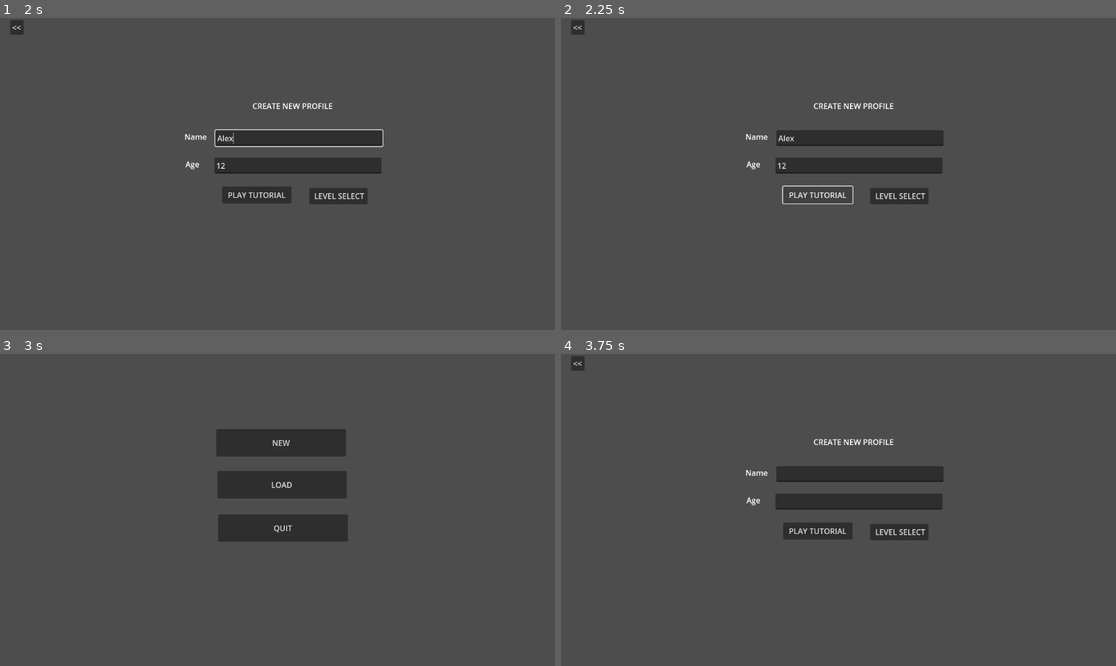
Above: before the commit, frames 1-4 (two rows, left to right).
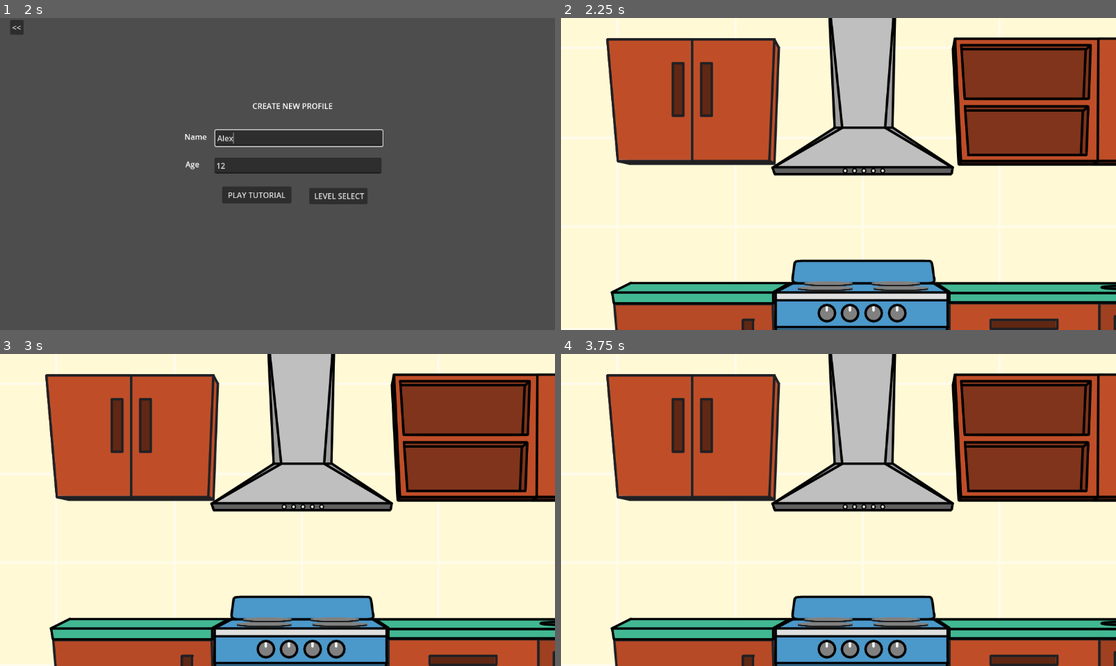
Above: after the commit, the same moments.

Repository: onhardcope/adhd-cooking-game
Game: Godot game, scene res://MainMenu/main_menu.tscn
Two runs of this game, one before a commit and one after it. Both use one fixed random seed, a clock stepped at 60 frames per second and the inputs below.
Inputs (mouse positions are in pixels of both pictures, inside the frame that each line leads up to):
- Up to frame 1 (2 s): click "NEW" at 0.5 s; click (299, 164) at 1.27 s; type "12" at 1.35 s; click (299, 139) at 1.5 s; type "Alex" at 1.58 s
- Up to frame 2 (2.25 s): click "PLAY TUTORIAL" at 2 s
- Up to frame 3 (3 s): click (16, 363) at 2.75 s, where only the run before the commit has a clickable "<<"
- Up to frame 4 (3.75 s): click (844, 441) at 3.5 s, where only the run before the commit has a clickable "NEW"

Frame 1 is identical in both runs. In frame 2, 99% of the frame differs, in the area x 0-100%, y 0-100%; in frame 3, 99%; in frame 4, 99%.

Commit message:
Added ingredient list templates to all shelves; Implemented a single function that controls animation and ingredient list visibility of shelves

Diff:
--- a/CreateSave/create_save.gd
+++ b/CreateSave/create_save.gd
@@ -21,3 +21,7 @@
 
 func _on_button_pressed() -> void:
 	get_tree().change_scene_to_file("res://MainMenu/main_menu.tscn") # Replace with function body.
+
+
+func _on_play_tutorial_button_pressed() -> void:
+	get_tree().change_scene_to_file("res://Kitchen/kitchen.tscn")
--- a/CreateSave/create_save.tscn
+++ b/CreateSave/create_save.tscn
@@ -68,7 +68,6 @@
 text = "<<
 "
 
-[connection signal="focus_entered" from="PlayTutorialButton" to="." method="_on_play_tutorial_button_focus_entered"]
 [connection signal="pressed" from="PlayTutorialButton" to="." method="_on_play_tutorial_button_pressed"]
 [connection signal="pressed" from="LevelSelect1Button" to="." method="_on_level_select_1_button_pressed"]
 [connection signal="pressed" from="Button" to="." method="_on_button_pressed"]
--- a/Kitchen/kitchen.gd
+++ b/Kitchen/kitchen.gd
@@ -1,51 +1,31 @@
 extends Node2D
 
-#OPENING AND CLOSING COMPONENTS UPON CLICK
-#top left
-func _on_top_left_area_input_event(viewport: Node, event: InputEvent, shape_idx: int) -> void:
-	if (event is InputEventMouseButton and event.pressed and event.button_index == MOUSE_BUTTON_LEFT):
-			var current_frame = ( $"%TopLeft".frame + 1) % 2
-			$"%TopLeft".set_frame_and_progress(current_frame, current_frame)
-
-#top right
-func _on_top_right_area_input_event(viewport: Node, event: InputEvent, shape_idx: int) -> void:
-	if (event is InputEventMouseButton and event.pressed and event.button_index == MOUSE_BUTTON_LEFT):
-			var current_frame = ( $"%TopRight".frame + 1) % 2
-			$"%TopRight".set_frame_and_progress(current_frame, current_frame)
-
-#bottom left
-func _on_bottom_left_area_input_event(viewport: Node, event: InputEvent, shape_idx: int) -> void:
-	if (event is InputEventMouseButton and event.pressed and event.button_index == MOUSE_BUTTON_LEFT):
-			var current_frame = ( $"%BottomLeft".frame + 1) % 2
-			$"%BottomLeft".set_frame_and_progress(current_frame, current_frame)
-
-#bottom right
-func _on_bottom_right_area_input_event(viewport: Node, event: InputEvent, shape_idx: int) -> void:
-	if (event is InputEventMouseButton and event.pressed and event.button_index == MOUSE_BUTTON_LEFT):
-			var current_frame = ( $"%BottomRight".frame + 1) % 2
-			$"%BottomRight".set_frame_and_progress(current_frame, current_frame)
-
-#bottom middle 1
-func _on_bottom_middle_1_area_input_event(viewport: Node, event: InputEvent, shape_idx: int) -> void:
-	if (event is InputEventMouseButton and event.pressed and event.button_index == MOUSE_BUTTON_LEFT):
-			var current_frame = ( $"%BottomMiddle1".frame + 1) % 2
-			$"%BottomMiddle1".set_frame_and_progress(current_frame, current_frame)
-
-#bottom middle 2
-func _on_bottom_middle_2_area_input_event(viewport: Node, event: InputEvent, shape_idx: int) -> void:
-	if (event is InputEventMouseButton and event.pressed and event.button_index == MOUSE_BUTTON_LEFT):
-			var current_frame = ( $"%BottomMiddle2".frame + 1) % 2
-			$"%BottomMiddle2".set_frame_and_progress(current_frame, current_frame)
-
-#bottom middle 3
-func _on_bottom_middle_3_area_input_event(viewport: Node, event: InputEvent, shape_idx: int) -> void:
-	if (event is InputEventMouseButton and event.pressed and event.button_index == MOUSE_BUTTON_LEFT):
-			var current_frame = ( $"%BottomMiddle3".frame + 1) % 2
-			$"%BottomMiddle3".set_frame_and_progress(current_frame, current_frame)
+@onready var fridge_sprite: AnimatedSprite2D = %"Fridge"
+@onready var top_left_sprite: AnimatedSprite2D = %"TopLeft"
+@onready var top_right_sprite: AnimatedSprite2D = %"TopRight"
+@onready var top_middle_sprite: AnimatedSprite2D = %"TopMiddle"
+@onready var bottom_left_sprite: AnimatedSprite2D = %"BottomLeft"
+@onready var bottom_right_sprite: AnimatedSprite2D = %"BottomRight"
+@onready var bottom_middle_3_sprite: AnimatedSprite2D = %"BottomMiddle3"
+@onready var bottom_middle_2_sprite: AnimatedSprite2D = %"BottomMiddle2"
+@onready var bottom_middle_1_sprite: AnimatedSprite2D = %"BottomMiddle1"
 
 
-#fridge
-func _on_fridge_area_input_event(viewport: Node, event: InputEvent, shape_idx: int) -> void:
+@onready var all_sprites: Array = [fridge_sprite,
+								top_left_sprite, top_right_sprite, top_middle_sprite,
+								bottom_left_sprite, bottom_right_sprite,
+								bottom_middle_3_sprite, bottom_middle_2_sprite, bottom_middle_1_sprite]
+
+
+#opening and closing components when clicked
+func _on_animated_component_area_input_event(viewport: Node, event: InputEvent, shape_idx: int, component_sprite_idx: int) -> void:
 	if (event is InputEventMouseButton and event.pressed and event.button_index == MOUSE_BUTTON_LEFT):
-			var current_frame = ( $"%Fridge".frame + 1) % 2
-			$"%Fridge".set_frame_and_progress(current_frame, current_frame)
+		var component_sprite: AnimatedSprite2D = all_sprites[component_sprite_idx]
+		var current_frame = ( component_sprite.frame + 1) % 2
+		component_sprite.set_frame_and_progress(current_frame, current_frame)
+
+		var component_list: ItemList = component_sprite.get_child(1)
+		if (component_list.visible == true):
+			component_list.visible = false
+		else:
+			component_list.visible = true
--- a/Kitchen/kitchen.tscn
+++ b/Kitchen/kitchen.tscn
@@ -11,6 +11,7 @@
 [ext_resource type="Texture2D" uid="uid://d0ordeyspt83a" path="res://Assets/Kitchen/Cupboard/top_middle_0.png" id="4_t2m7h"]
 [ext_resource type="Texture2D" uid="uid://dtrarhrd4aiva" path="res://Assets/Kitchen/Cupboard/top_right_0.png" id="5_m1nto"]
 [ext_resource type="Texture2D" uid="uid://dh738hguxan1x" path="res://Assets/Kitchen/Cupboard/bottom_left_0.png" id="6_c201u"]
+[ext_resource type="PackedScene" uid="uid://c6hhsppq0jrhb" path="res://ingredient_list_template.tscn" id="6_ingtu"]
 [ext_resource type="Texture2D" uid="uid://cnhasyfgvs8s3" path="res://Assets/Kitchen/Cupboard/top_left_1.png" id="6_ua441"]
 [ext_resource type="Texture2D" uid="uid://d03qqq64m4ljp" path="res://Assets/Kitchen/Cupboard/bottom_right_0.png" id="7_a0idp"]
 [ext_resource type="Texture2D" uid="uid://dm56ee4uodfv4" path="res://Assets/Kitchen/Cupboard/bottom_middle_bg.png" id="8_6fn2b"]
@@ -74,7 +75,7 @@
 }]
 
 [sub_resource type="RectangleShape2D" id="RectangleShape2D_hd3t0"]
-size = Vector2(298, 253)
+size = Vector2(289, 253)
 
 [sub_resource type="SpriteFrames" id="SpriteFrames_iq3ie"]
 animations = [{
@@ -86,6 +87,9 @@
 "name": &"default",
 "speed": 5.0
 }]
+
+[sub_resource type="RectangleShape2D" id="RectangleShape2D_g20ty"]
+size = Vector2(287, 252)
 
 [sub_resource type="SpriteFrames" id="SpriteFrames_2mwat"]
 animations = [{
@@ -216,6 +220,14 @@
 position = Vector2(1620, 565.5)
 shape = SubResource("RectangleShape2D_0v1a0")
 
+[node name="FridgeList" parent="Fridge" instance=ExtResource("6_ingtu")]
+visible = false
+offset_left = 887.0
+offset_top = 310.0
+offset_right = 1383.0
+offset_bottom = 564.0
+tooltip_text = "Contains items preserved in the cold"
+
 [node name="Cupboards" type="Node2D" parent="."]
 
 [node name="TopLeft" type="AnimatedSprite2D" parent="Cupboards"]
@@ -229,6 +241,13 @@
 position = Vector2(271, 168.75)
 shape = SubResource("RectangleShape2D_gylo5")
 
+[node name="TopLeftList" parent="Cupboards/TopLeft" instance=ExtResource("6_ingtu")]
+visible = false
+offset_left = 27.0
+offset_top = 310.0
+offset_right = 523.0
+offset_bottom = 564.0
+
 [node name="TopRight" type="AnimatedSprite2D" parent="Cupboards"]
 unique_name_in_owner = true
 sprite_frames = SubResource("SpriteFrames_fdaal")
@@ -237,12 +256,33 @@
 [node name="TopRightArea" type="Area2D" parent="Cupboards/TopRight"]
 
 [node name="CollisionShape2D" type="CollisionShape2D" parent="Cupboards/TopRight/TopRightArea"]
-position = Vector2(1264, 168.5)
+position = Vector2(1268.5, 168.5)
 shape = SubResource("RectangleShape2D_hd3t0")
 
+[node name="TopRightList" parent="Cupboards/TopRight" instance=ExtResource("6_ingtu")]
+visible = false
+offset_left = 916.0
+offset_top = 310.0
+offset_right = 1412.0
+offset_bottom = 564.0
+
 [node name="TopMiddle" type="AnimatedSprite2D" parent="Cupboards"]
+unique_name_in_owner = true
 sprite_frames = SubResource("SpriteFrames_iq3ie")
 centered = false
+
+[node name="TopMiddleArea" type="Area2D" parent="Cupboards/TopMiddle"]
+
+[node name="CollisionShape2D" type="CollisionShape2D" parent="Cupboards/TopMiddle/TopMiddleArea"]
+position = Vector2(964.5, 169)
+shape = SubResource("RectangleShape2D_g20ty")
+
+[node name="TopMiddleList" parent="Cupboards/TopMiddle" instance=ExtResource("6_ingtu")]
+visible = false
+offset_left = 714.0
+offset_top = 310.0
+offset_right = 1210.0
+offset_bottom = 564.0
 
 [node name="BottomLeft" type="AnimatedSprite2D" parent="Cupboards"]
 unique_name_in_owner = true
@@ -255,6 +295,13 @@
 position = Vector2(280, 777.5)
 shape = SubResource("RectangleShape2D_4tebm")
 
+[node name="BottomLeftList" parent="Cupboards/BottomLeft" instance=ExtResource("6_ingtu")]
+visible = false
+offset_left = 27.0
+offset_top = 310.0
+offset_right = 523.0
+offset_bottom = 564.0
+
 [node name="BottomRight" type="AnimatedSprite2D" parent="Cupboards"]
 unique_name_in_owner = true
 sprite_frames = SubResource("SpriteFrames_r3n5o")
@@ -266,6 +313,13 @@
 position = Vector2(1271.5, 779.5)
 shape = SubResource("RectangleShape2D_pr1bb")
 
+[node name="BottomRightList" parent="Cupboards/BottomRight" instance=ExtResource("6_ingtu")]
+visible = false
+offset_left = 916.0
+offset_top = 310.0
+offset_right = 1412.0
+offset_bottom = 564.0
+
 [node name="BottomMiddleBG" type="Sprite2D" parent="Cupboards"]
 texture = ExtResource("8_6fn2b")
 centered = false
@@ -281,6 +335,13 @@
 position = Vector2(962.125, 903.75)
 shape = SubResource("RectangleShape2D_3i3yh")
 
+[node name="BottomMiddle3List" parent="Cupboards/BottomMiddle3" instance=ExtResource("6_ingtu")]
+visible = false
+offset_left = 714.0
+offset_top = 310.0
+offset_right = 1210.0
+offset_bottom = 564.0
+
 [node name="BottomMiddle2" type="AnimatedSprite2D" parent="Cupboards"]
 unique_name_in_owner = true
 sprite_frames = SubResource("SpriteFrames_83er4")
@@ -292,6 +353,13 @@
 position = Vector2(962.5, 776.5)
 shape = SubResource("RectangleShape2D_wpcxi")
 
+[node name="BottomMiddle2List" parent="Cupboards/BottomMiddle2" instance=ExtResource("6_ingtu")]
+visible = false
+offset_left = 714.0
+offset_top = 310.0
+offset_right = 1210.0
+offset_bottom = 564.0
+
 [node name="BottomMiddle1" type="AnimatedSprite2D" parent="Cupboards"]
 unique_name_in_owner = true
 sprite_frames = SubResource("SpriteFrames_kslt5")
@@ -304,6 +372,13 @@
 position = Vector2(961.75, 651)
 shape = SubResource("RectangleShape2D_a87x7")
 
+[node name="BottomMiddle1List" parent="Cupboards/BottomMiddle1" instance=ExtResource("6_ingtu")]
+visible = false
+offset_left = 714.0
+offset_top = 310.0
+offset_right = 1210.0
+offset_bottom = 564.0
+
 [node name="Countertop" type="Sprite2D" parent="."]
 texture = ExtResource("3_ypo7v")
 centered = false
@@ -316,11 +391,12 @@
 sprite_frames = SubResource("SpriteFrames_cncco")
 centered = false
 
-[connection signal="input_event" from="Fridge/FridgeArea" to="." method="_on_fridge_area_input_event"]
-[connection signal="input_event" from="Cupboards/TopLeft/TopLeftArea" to="." method="_on_top_left_area_input_event"]
-[connection signal="input_event" from="Cupboards/TopRight/TopRightArea" to="." method="_on_top_right_area_input_event"]
-[connection signal="input_event" from="Cupboards/BottomLeft/BottomLeftArea" to="." method="_on_bottom_left_area_input_event"]
-[connection signal="input_event" from="Cupboards/BottomRight/BottomRightArea" to="." method="_on_bottom_right_area_input_event"]
-[connection signal="input_event" from="Cupboards/BottomMiddle3/BottomMiddle3Area" to="." method="_on_bottom_middle_3_area_input_event"]
-[connection signal="input_event" from="Cupboards/BottomMiddle2/BottomMiddle2Area" to="." method="_on_bottom_middle_2_area_input_event"]
-[connection signal="input_event" from="Cupboards/BottomMiddle1/BottomMiddle1Area" to="." method="_on_bottom_middle_1_area_input_event"]
+[connection signal="input_event" from="Fridge/FridgeArea" to="." method="_on_animated_component_area_input_event" binds= [0]]
+[connection signal="input_event" from="Cupboards/TopLeft/TopLeftArea" to="." method="_on_animated_component_area_input_event" binds= [1]]
+[connection signal="input_event" from="Cupboards/TopRight/TopRightArea" to="." method="_on_animated_component_area_input_event" binds= [2]]
+[connection signal="input_event" from="Cupboards/TopMiddle/TopMiddleArea" to="." method="_on_animated_component_area_input_event" binds= [3]]
+[connection signal="input_event" from="Cupboards/BottomLeft/BottomLeftArea" to="." method="_on_animated_component_area_input_event" binds= [4]]
+[connection signal="input_event" from="Cupboards/BottomRight/BottomRightArea" to="." method="_on_animated_component_area_input_event" binds= [5]]
+[connection signal="input_event" from="Cupboards/BottomMiddle3/BottomMiddle3Area" to="." method="_on_animated_component_area_input_event" binds= [6]]
+[connection signal="input_event" from="Cupboards/BottomMiddle2/BottomMiddle2Area" to="." method="_on_animated_component_area_input_event" binds= [7]]
+[connection signal="input_event" from="Cupboards/BottomMiddle1/BottomMiddle1Area" to="." method="_on_animated_component_area_input_event" binds= [8]]
--- a/MainMenu/main_menu.gd
+++ b/MainMenu/main_menu.gd
@@ -1,4 +1,7 @@
 extends Node2D
+
+func _ready() -> void:
+	DisplayServer.window_set_mode(DisplayServer.WINDOW_MODE_EXCLUSIVE_FULLSCREEN)
 
 func _on_new_pressed() -> void:
 	get_tree().change_scene_to_file("res://CreateSave/create_save.tscn")
--- /dev/null
+++ b/ingredient_list_template.tscn
@@ -0,0 +1,48 @@
+[gd_scene load_steps=3 format=3 uid="uid://c6hhsppq0jrhb"]
+
+[ext_resource type="Texture2D" uid="uid://gmpofcrtpnyh" path="res://Assets/Kitchen/Ingredients/egg_temp.png" id="1_esou6"]
+
+[sub_resource type="StyleBoxFlat" id="StyleBoxFlat_254o6"]
+content_margin_left = 15.0
+content_margin_top = 15.0
+content_margin_right = 15.0
+content_margin_bottom = 15.0
+bg_color = Color(0.08469, 0.0846899, 0.0846899, 1)
+border_width_left = 10
+border_width_top = 10
+border_width_right = 10
+border_width_bottom = 10
+border_color = Color(0.34988, 0.0866178, 0, 1)
+corner_radius_top_left = 15
+corner_radius_top_right = 15
+corner_radius_bottom_right = 15
+corner_radius_bottom_left = 20
+
+[node name="IngredientListTemplate" type="ItemList"]
+z_index = 1
+offset_right = 497.0
+offset_bottom = 254.0
+mouse_default_cursor_shape = 2
+theme_override_colors/guide_color = Color(0.327066, 0.050465, 0, 1)
+theme_override_font_sizes/font_size = 28
+theme_override_styles/panel = SubResource("StyleBoxFlat_254o6")
+allow_search = false
+auto_height = true
+item_count = 7
+max_columns = 2
+fixed_column_width = 225
+icon_scale = 0.35
+item_0/text = "Egg"
+item_0/icon = ExtResource("1_esou6")
+item_1/text = "Egg"
+item_1/icon = ExtResource("1_esou6")
+item_2/text = "Capsicum"
+item_2/icon = ExtResource("1_esou6")
+item_3/text = "Tomato"
+item_3/icon = ExtResource("1_esou6")
+item_4/text = "Onion"
+item_4/icon = ExtResource("1_esou6")
+item_5/text = "Capsicum"
+item_5/icon = ExtResource("1_esou6")
+item_6/text = "Lemon"
+item_6/icon = ExtResource("1_esou6")
Binary file added: Assets/Kitchen/Ingredients/egg_temp.png
Not shown, added: Assets/Kitchen/Ingredients/egg_temp.png.import
Not shown: 1 places in Kitchen/kitchen.tscn that only renumber resources
